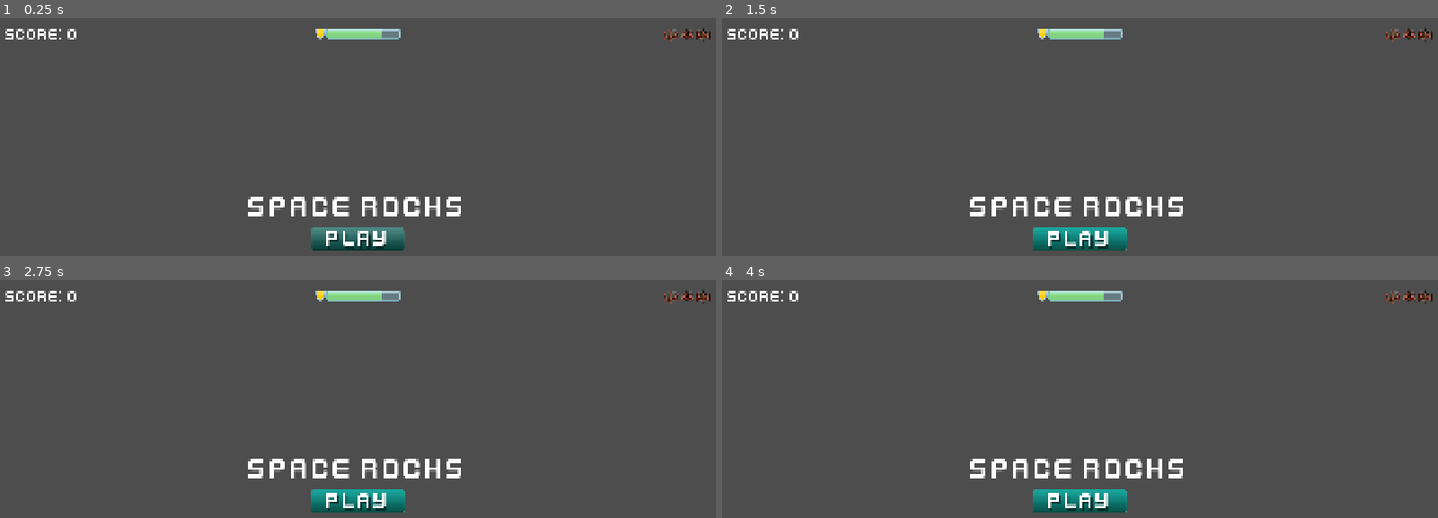
Above: before the commit, frames 1-4 (two rows, left to right).
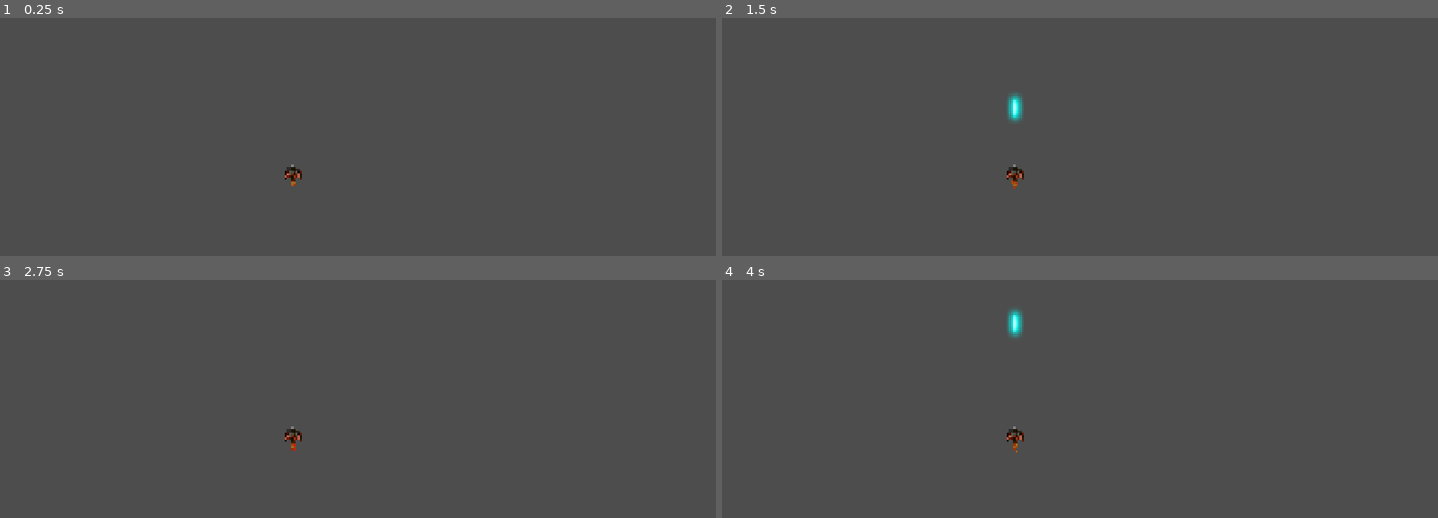
Above: after the commit, the same moments.

Repository: FrancisToastedBuns/Practice-Games
Game: Godot game, scene res://main.tscn
Same seed, same stepped clock (60 frames per second), same inputs: the game is played once before the commit and once after it. Before the commit the project starts from res://assets/ui/HUD.tscn.
Inputs (mouse positions are in pixels of both pictures, inside the frame that each line leads up to):
- Up to frame 1 (0.25 s): no input
- Up to frame 2 (1.5 s): click (1080, 236) at 0.52 s; click (1080, 236) at 1.27 s
- Up to frame 3 (2.75 s): click (358, 498) at 2.02 s
- Up to frame 4 (4 s): tap Space (shoot) at 2.85, 3.6 s

The runs differ from the first frame. In frame 1, 3.5% of the frame differs, in the area x 0-100%, y 4-98%; in frame 2, 3.8%; in frame 3, 3.5%; in frame 4, 3.8%.

Commit message:
added bullets
added particles,  added bullets

Diff:
--- /dev/null
+++ b/space_rocks/assets/player/bullets/bullets.gd
@@ -0,0 +1,20 @@
+extends Area2D
+var speed = 750
+
+func _physics_process(delta):
+	position += transform.x * speed * delta
+
+
+func _on_visible_on_screen_notifier_2d_screen_exited() -> void:
+	queue_free()
+
+
+func _on_body_entered(body: Node2D) -> void:
+	if body.is_in_group("rocks"):
+		body.queue_free()
+		queue_free()
+
+
+func _on_area_entered(area: Area2D) -> void:
+	if area.is_in_group("enemy"):
+		area.queue_free()
--- /dev/null
+++ b/space_rocks/assets/player/bullets/bullets.tscn
@@ -0,0 +1,26 @@
+[gd_scene load_steps=4 format=3 uid="uid://cak2giq7pk56e"]
+
+[ext_resource type="Script" uid="uid://4xu0v8cfa324" path="res://assets/player/bullets/bullets.gd" id="1_3186w"]
+[ext_resource type="Texture2D" uid="uid://b07avsqptu20f" path="res://assets/player/bullets/laser.png" id="2_euuwv"]
+
+[sub_resource type="CapsuleShape2D" id="CapsuleShape2D_131xc"]
+radius = 3.0
+height = 56.0
+
+[node name="Bullets" type="Area2D"]
+script = ExtResource("1_3186w")
+
+[node name="Sprite2D" type="Sprite2D" parent="."]
+texture = ExtResource("2_euuwv")
+
+[node name="VisibleOnScreenNotifier2D" type="VisibleOnScreenNotifier2D" parent="."]
+position = Vector2(-0.5, 0)
+scale = Vector2(2.75, 0.3)
+
+[node name="CollisionShape2D" type="CollisionShape2D" parent="."]
+rotation = 1.5708
+shape = SubResource("CapsuleShape2D_131xc")
+
+[connection signal="area_entered" from="." to="." method="_on_area_entered"]
+[connection signal="body_entered" from="." to="." method="_on_body_entered"]
+[connection signal="screen_exited" from="VisibleOnScreenNotifier2D" to="." method="_on_visible_on_screen_notifier_2d_screen_exited"]
--- /dev/null
+++ b/space_rocks/assets/player/player.gd
@@ -0,0 +1,11 @@
+extends RigidBody2D
+@export var Bullet : PackedScene
+
+func _physics_process(delta):
+	if Input.is_action_just_pressed("shoot"):
+		shoot()
+
+func shoot():
+	var b = Bullet.instantiate()
+	add_child(b)
+	b.transform = $Muzzle.transform
--- /dev/null
+++ b/space_rocks/assets/player/player.tscn
@@ -0,0 +1,56 @@
+[gd_scene load_steps=8 format=3 uid="uid://canibliapsve0"]
+
+[ext_resource type="Script" uid="uid://dqror8vy5cbfc" path="res://assets/player/player.gd" id="1_v2miy"]
+[ext_resource type="PackedScene" uid="uid://cak2giq7pk56e" path="res://assets/player/bullets/bullets.tscn" id="2_d5dr7"]
+[ext_resource type="Texture2D" uid="uid://byjlamtq07vga" path="res://assets/player/player_ship.png" id="2_ouxva"]
+[ext_resource type="PackedScene" uid="uid://dc4ne8vklxaej" path="res://assets/effects/explosion.tscn" id="3_d5dr7"]
+
+[sub_resource type="RectangleShape2D" id="RectangleShape2D_toylo"]
+size = Vector2(55, 54)
+
+[sub_resource type="Curve" id="Curve_v2miy"]
+_data = [Vector2(0, 1), 0.0, 0.0, 0, 0, Vector2(1, 0.280899), 0.0, 0.0, 0, 0]
+point_count = 2
+
+[sub_resource type="Gradient" id="Gradient_ouxva"]
+offsets = PackedFloat32Array(0, 0.02, 0.0266667, 0.0333333, 0.0733333, 1)
+colors = PackedColorArray(1, 0, 0, 1, 0.529715, 0.331, 0.0536494, 1, 0.339929, 0.212409, 0.0344279, 1, 0.641478, 0.400836, 0.0649687, 1, 0.663731, 0.438026, 0.123005, 1, 0.619462, 0.170594, 0.022679, 1)
+
+[node name="Player" type="RigidBody2D"]
+script = ExtResource("1_v2miy")
+Bullet = ExtResource("2_d5dr7")
+
+[node name="Sprite2D" type="Sprite2D" parent="."]
+scale = Vector2(0.4, 0.4)
+texture = ExtResource("2_ouxva")
+
+[node name="Explosion" parent="." instance=ExtResource("3_d5dr7")]
+position = Vector2(1, -1)
+scale = Vector2(0.4, 0.4)
+
+[node name="CollisionShape2D" type="CollisionShape2D" parent="."]
+position = Vector2(0.5, 0)
+shape = SubResource("RectangleShape2D_toylo")
+
+[node name="CPUParticles2D" type="CPUParticles2D" parent="."]
+show_behind_parent = true
+position = Vector2(0, 21)
+rotation = 1.5708
+amount = 25
+lifetime = 0.5
+local_coords = true
+emission_shape = 3
+emission_rect_extents = Vector2(0, 5)
+direction = Vector2(0, 0)
+spread = 0.0
+gravity = Vector2(0, 0)
+initial_velocity_min = 40.0
+initial_velocity_max = 40.0
+scale_amount_min = 8.0
+scale_amount_max = 8.0
+scale_amount_curve = SubResource("Curve_v2miy")
+color_initial_ramp = SubResource("Gradient_ouxva")
+
+[node name="Muzzle" type="Marker2D" parent="."]
+position = Vector2(0, -27)
+rotation = -1.5708
--- /dev/null
+++ b/space_rocks/assets/ui/HUD.gd
@@ -0,0 +1 @@
+extends CanvasLayer
--- a/space_rocks/assets/ui/HUD.tscn
+++ b/space_rocks/assets/ui/HUD.tscn
@@ -1,5 +1,6 @@
-[gd_scene load_steps=8 format=3 uid="uid://w3yvmvjwye7y"]
+[gd_scene load_steps=9 format=3 uid="uid://w3yvmvjwye7y"]
 
+[ext_resource type="Script" uid="uid://bobhwvgnuhj0k" path="res://assets/ui/HUD.gd" id="1_dgtcr"]
 [ext_resource type="FontFile" uid="uid://cg8kr11cqrt5s" path="res://assets/kenvector_future_thin.ttf" id="1_frajv"]
 [ext_resource type="Texture2D" uid="uid://ds8vg4ut76q5j" path="res://assets/shield_gold.png" id="2_dgtcr"]
 [ext_resource type="Texture2D" uid="uid://bj0d5pmgfherf" path="res://assets/bar_glass_200.png" id="3_nom2d"]
@@ -9,6 +10,7 @@
 [ext_resource type="Texture2D" uid="uid://de1g5xta7ti3h" path="res://assets/play_button_h.png" id="7_h353u"]
 
 [node name="Hud" type="CanvasLayer"]
+script = ExtResource("1_dgtcr")
 
 [node name="MarginContainer" type="MarginContainer" parent="."]
 anchors_preset = 10
--- a/space_rocks/main.tscn
+++ b/space_rocks/main.tscn
@@ -1,8 +1,9 @@
-[gd_scene load_steps=7 format=3 uid="uid://j4b77fnnyvxj"]
+[gd_scene load_steps=8 format=3 uid="uid://j4b77fnnyvxj"]
 
 [ext_resource type="Script" uid="uid://cqp1iwi0py62x" path="res://main.gd" id="1_hwlrv"]
 [ext_resource type="AudioStream" uid="uid://dx8un04x32e0q" path="res://assets/sounds/engine.ogg" id="2_7mycd"]
 [ext_resource type="AudioStream" uid="uid://busvswxcmmqgv" path="res://assets/sounds/enemy_laser.wav" id="6_272bh"]
+[ext_resource type="PackedScene" uid="uid://canibliapsve0" path="res://assets/player/player.tscn" id="7_272bh"]
 [ext_resource type="AudioStream" uid="uid://ckckxicfxlddy" path="res://assets/sounds/explosion.wav" id="7_co08d"]
 [ext_resource type="AudioStream" uid="uid://q7hmfuheyie6" path="res://assets/sounds/levelup.ogg" id="8_nv4bg"]
 [ext_resource type="AudioStream" uid="uid://1jfv7jitycu6" path="res://assets/sounds/Funky-Gameplay_Looping.ogg" id="9_6ablf"]
@@ -27,3 +28,6 @@
 
 [node name="EnemyBulletSound" type="AudioStreamPlayer" parent="."]
 stream = ExtResource("6_272bh")
+
+[node name="Player" parent="." instance=ExtResource("7_272bh")]
+position = Vector2(787, 415)
--- a/space_rocks/project.godot
+++ b/space_rocks/project.godot
@@ -11,7 +11,7 @@
 [application]
 
 config/name="Space Rocks"
-run/main_scene="uid://w3yvmvjwye7y"
+run/main_scene="uid://j4b77fnnyvxj"
 config/features=PackedStringArray("4.4")
 config/icon="res://player_ship_icon.png"
 
@@ -47,6 +47,7 @@
 shoot={
 "deadzone": 0.5,
 "events": [Object(InputEventKey,"resource_local_to_scene":false,"resource_name":"","device":0,"window_id":0,"alt_presse …(189 unchanged characters)…
+, Object(InputEventMouseButton,"resource_local_to_scene":false,"resource_name":"","device":-1,"window_id":0,"alt_pressed":false,"shift_pressed":false,"ctrl_pressed":false,"meta_pressed":false,"button_mask":1,"position":Vector2(105, 18),"global_position":Vector2(114, 66),"factor":1.0,"button_index":1,"canceled":false,"pressed":true,"double_click":false,"script":null)
 ]
 }
 pause={
Not shown, changed: space_rocks/ToDoList.txt
Not shown, added: space_rocks/assets/player/bullets/bullets.gd.uid
Not shown, added: space_rocks/assets/player/player.gd.uid
Not shown, added: space_rocks/assets/ui/HUD.gd.uid
